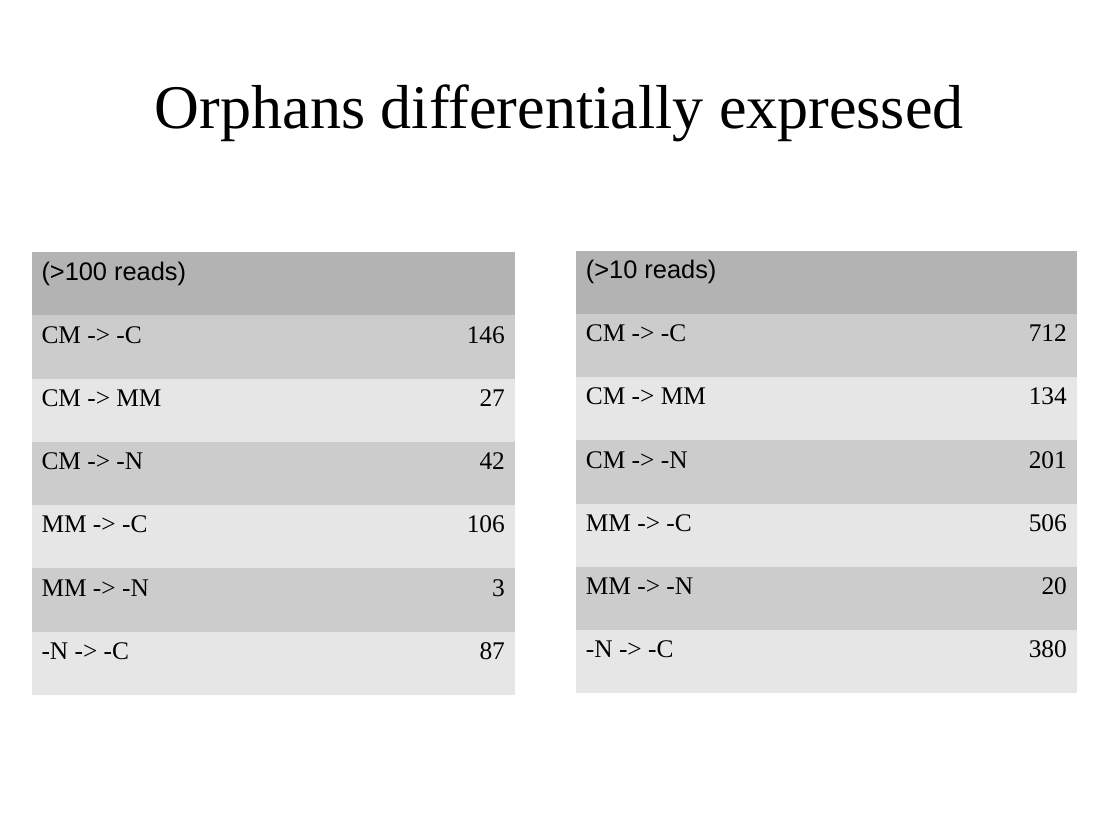
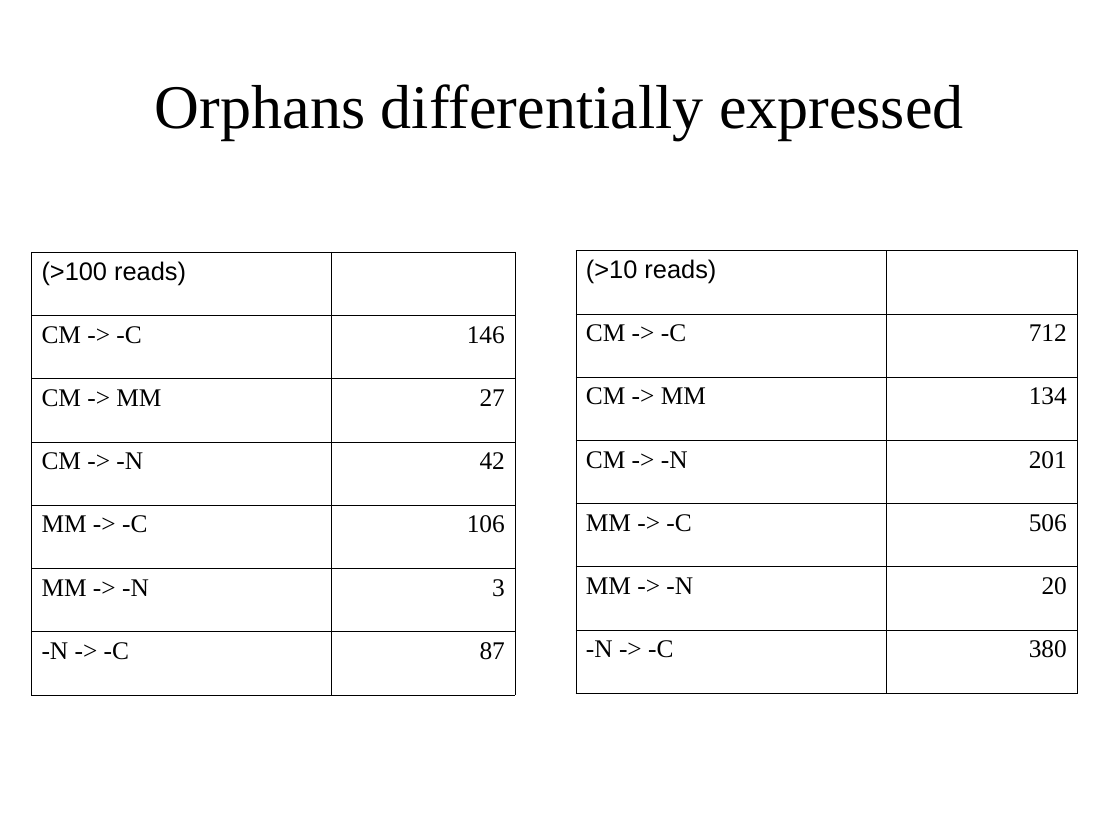
Before and after one commit to wilkinsonlab/m-oryzae-polya, a slide deck: slide 19 of doc/oryzae_presentation.odp (slide 14 before the commit). Drawn at 1120x840 pixels with LibreOffice and Linux fonts; fonts in the diff are those of the drawing. Boxes give left, top, right and bottom in pixels: in the first picture for what was removed or moved away, otherwise in the second. Text is boxed around its words. In the diff, an @@ line names an element or a change of style, - is before the commit and + after.

```diff
--- a/doc/oryzae_presentation.odp
+++ b/doc/oryzae_presentation.odp
@@ table at (x1=32, y1=252, x2=515, y2=695) @@
@@ fill #B3B3B3 to none in row 1, column 1 @@
@@ fill #CCCCCC to none in 6 cells @@
@@ fill #E6E6E6 to none in 6 cells @@
@@ borders changed @@
@@ table at (x1=576, y1=251, x2=1077, y2=694) @@
@@ fill #B3B3B3 to none in row 1, column 1 @@
@@ fill #CCCCCC to none in 6 cells @@
@@ fill #E6E6E6 to none in 6 cells @@
@@ borders changed @@
```
Also in this commit, not shown: 4 other slides changed, 5 slides removed, 4 other files.
